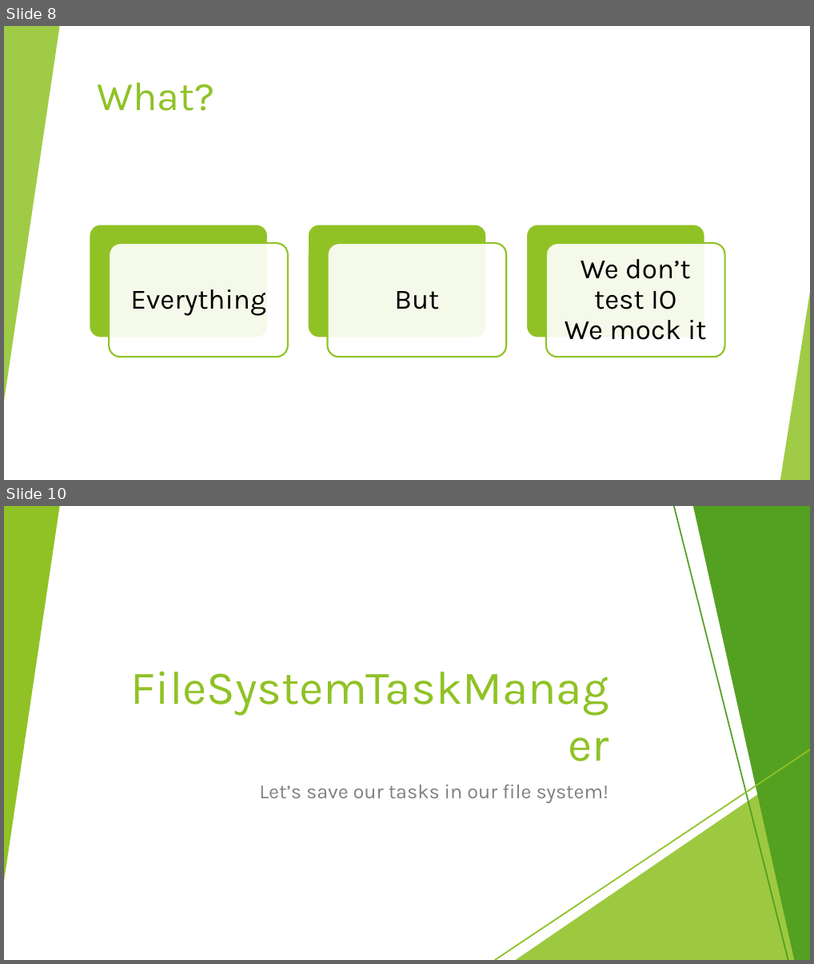
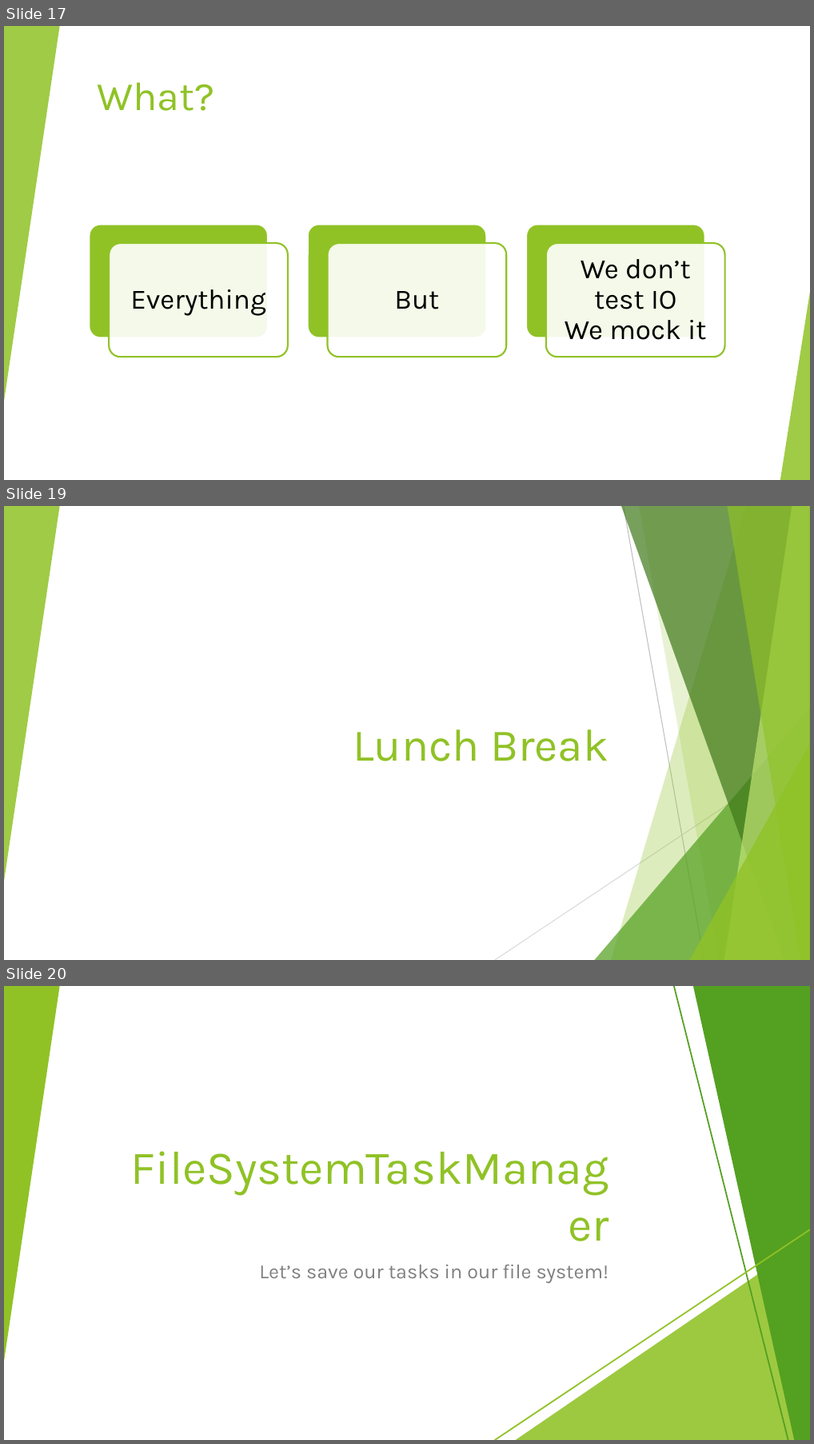
Before and after one commit to javitolin/CSharpWorkshopTodoList, a slide deck: Slides/3. Day 2 - OOP, Unit Tests, Collections.pptx. Shown one above the other, each under a label of ours: slides 8 and 10 before the commit, slides 17, 19 and 20 after it; the slides between them are not shown. The pictures are 814x964 and 814x1444 pixels, drawn with LibreOffice and Linux fonts; fonts in the diff are those of the drawing. Boxes give left, top, right and bottom in pixels: in the first picture for what was removed or moved away, otherwise in the second. Text is boxed around its words. In the diff, an @@ line names an element or a change of style, - is before the commit and + after.

```diff
--- a/Slides/3. Day 2 - OOP, Unit Tests, Collections.pptx
+++ b/Slides/3. Day 2 - OOP, Unit Tests, Collections.pptx
@@ slide 19 added at [4,506,810,960], background #FFFFFF; not listed: 7 template elements that a slide beside it also shows @@
@@ triangle added at [4,506,60,881], fill #90C226 at 85% opacity @@
@@ line added from (624, 506) to (705, 960), #BFBFBF 0.75 pt @@
@@ title added at [353,729,609,761], 40.5 pt, text #90C226 @@
+Lunch Break
@@ line added from (810, 749) to (495, 959), #D9D9D9 0.75 pt @@
@@ what was slide 8 is now slide 17 @@
@@ what was slide 10 is now slide 20 @@
```
Also in this commit, not shown: 2 slides changed, 9 other slides added, 13 other files.
